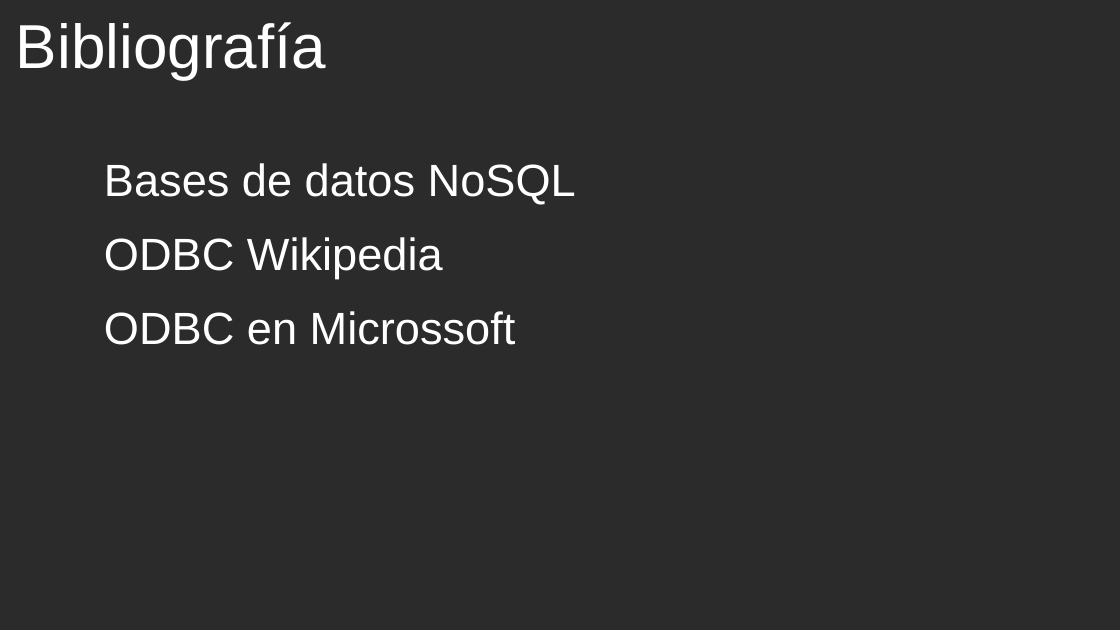
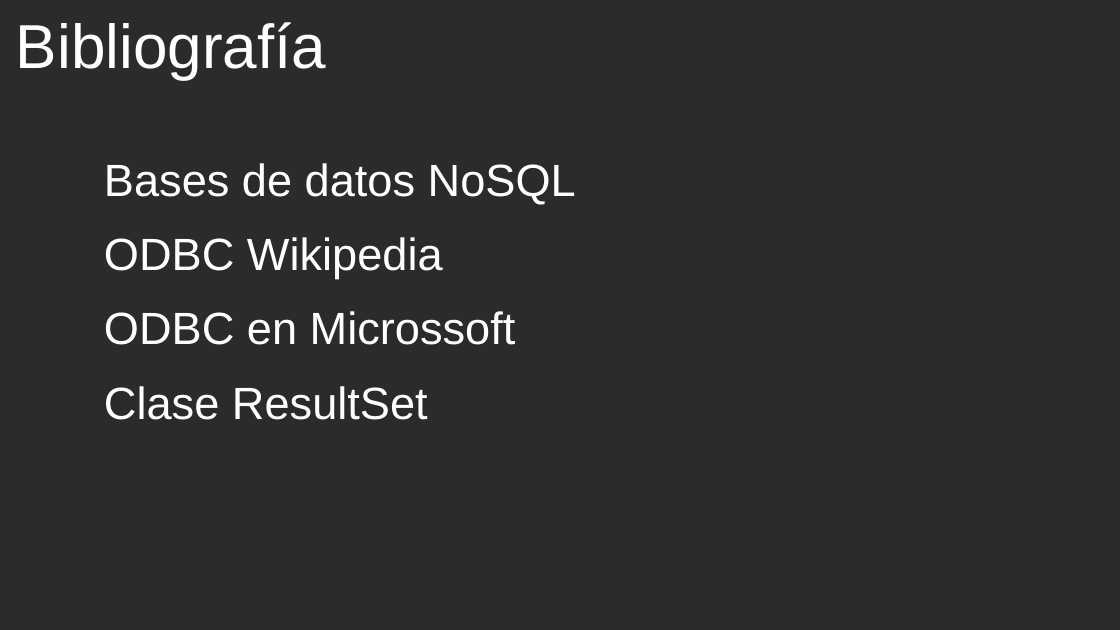
Before and after one commit to cmorenoruiz/ApuntesProgramacion, a slide deck: slide 28 of Unidad 13 Acceso a Bases de Datos/Acceso a BD Presentación para clase.odp (slide 27 before the commit). Drawn at 1120x630 pixels with LibreOffice and Linux fonts; fonts in the diff are those of the drawing; background and template pictures are left out; a plain dark background stands for a picture behind light text. Boxes give left, top, right and bottom in pixels: in the first picture for what was removed or moved away, otherwise in the second. Text is boxed around its words. In the diff, an @@ line names an element or a change of style, - is before the commit and + after.

Commit message:
Añadidas diapositivas sobre las clases para acceder a BD

```diff
--- a/Unidad 13 Acceso a Bases de Datos/Acceso a BD Presentación para clase.odp
+++ b/Unidad 13 Acceso a Bases de Datos/Acceso a BD Presentación para clase.odp
@@ text at bbox=[104, 386, 428, 420]: paragraph added @@
+Clase ResultSet
```
Also in this commit, not shown: 5 other slides changed, 4 slides added, 3 slides removed, 2 other files.
